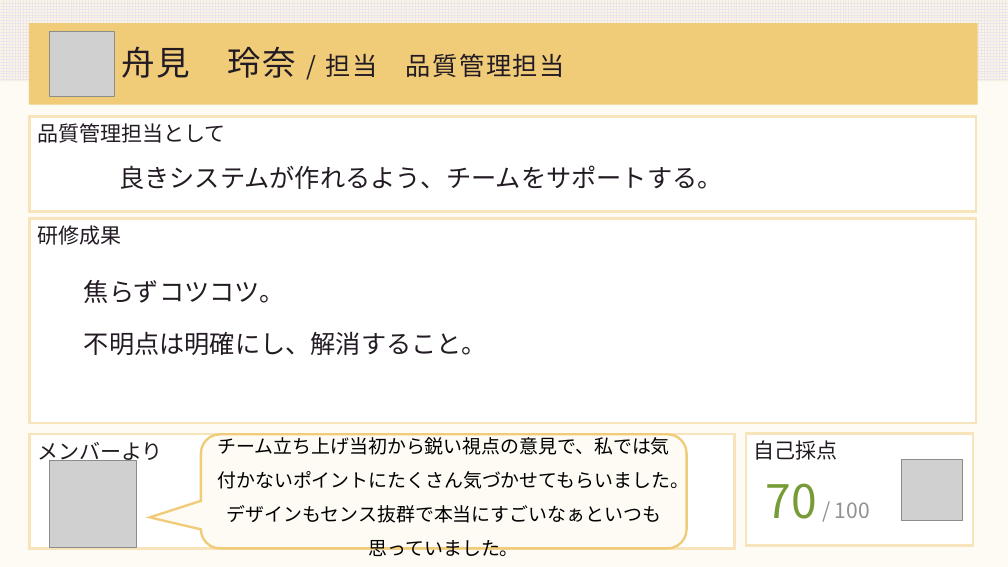
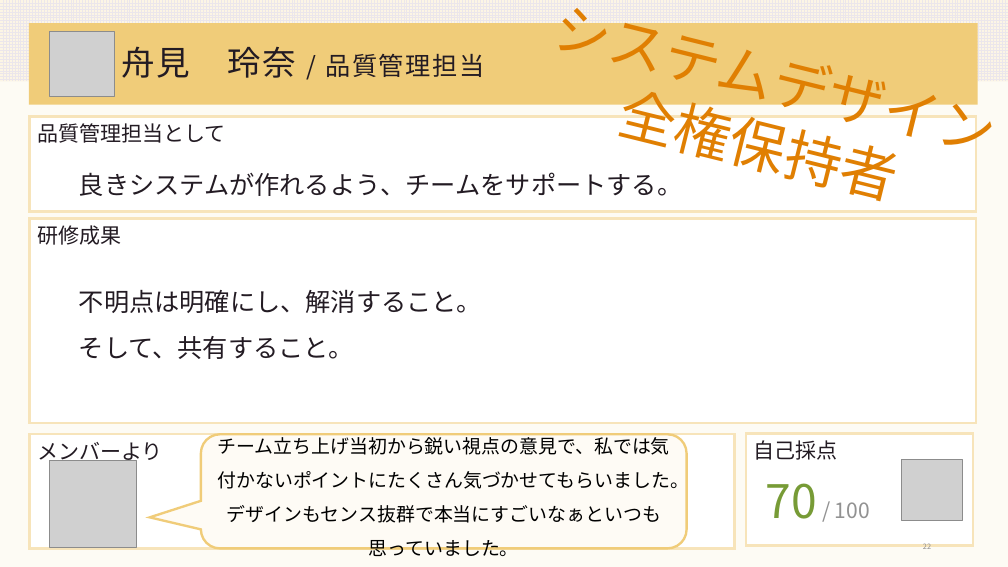
Before and after one commit to DOJO-2021/A-4, a slide deck: slide 22 of documents/worldMap発表資料改良.pptx. Drawn at 1008x567 pixels with LibreOffice and Linux fonts; fonts in the diff are those of the drawing; grey boxes stand for pictures. Boxes give left, top, right and bottom in pixels: in the first picture for what was removed or moved away, otherwise in the second. Text is boxed around its words. In the diff, an @@ line names an element or a change of style, - is before the commit and + after.

```diff
--- a/documents/worldMap発表資料改良.pptx
+++ b/documents/worldMap発表資料改良.pptx
@@ text added at box(551, 0, 989, 200), 54 pt, text #E07F02 @@
+システムデザイン全権保持者
@@ title at box(122, 47, 484, 78): text changed @@
-舟見 玲奈 / 担当 品質管理担当
+舟見 玲奈 / 品質管理担当
@@ text "良きシステムが作れるよう、チームをサポートする。": place and size @@
-text "良きシステムが作れるよう、チームをサポートする。" at box(119, 165, 722, 189)
+text "良きシステムが作れるよう、チームをサポートする。" at box(79, 172, 682, 196)
@@ text "不明点は明確にし、解消すること。": place and size @@
-text "不明点は明確にし、解消すること。" at box(84, 331, 487, 355)
+text "不明点は明確にし、解消すること。" at box(79, 289, 482, 359)
@@ text removed at box(84, 280, 284, 303) @@
-焦らずコツコツ。
@@ text at box(79, 336, 354, 359): paragraph added @@
+そして、共有すること。
@@ page number added at box(923, 544, 931, 549), 7 pt, text #8D8D8D @@
+22
```
Also in this commit, not shown: 28 other slides changed, 2 slides added, 1 other file.
